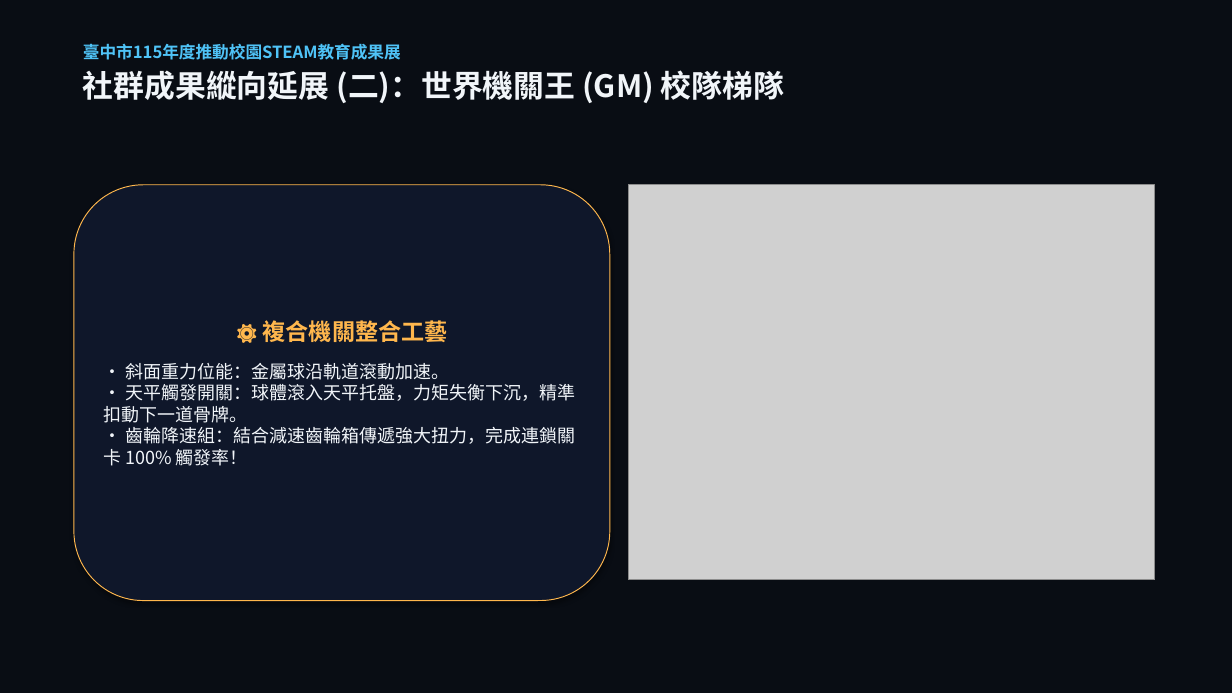
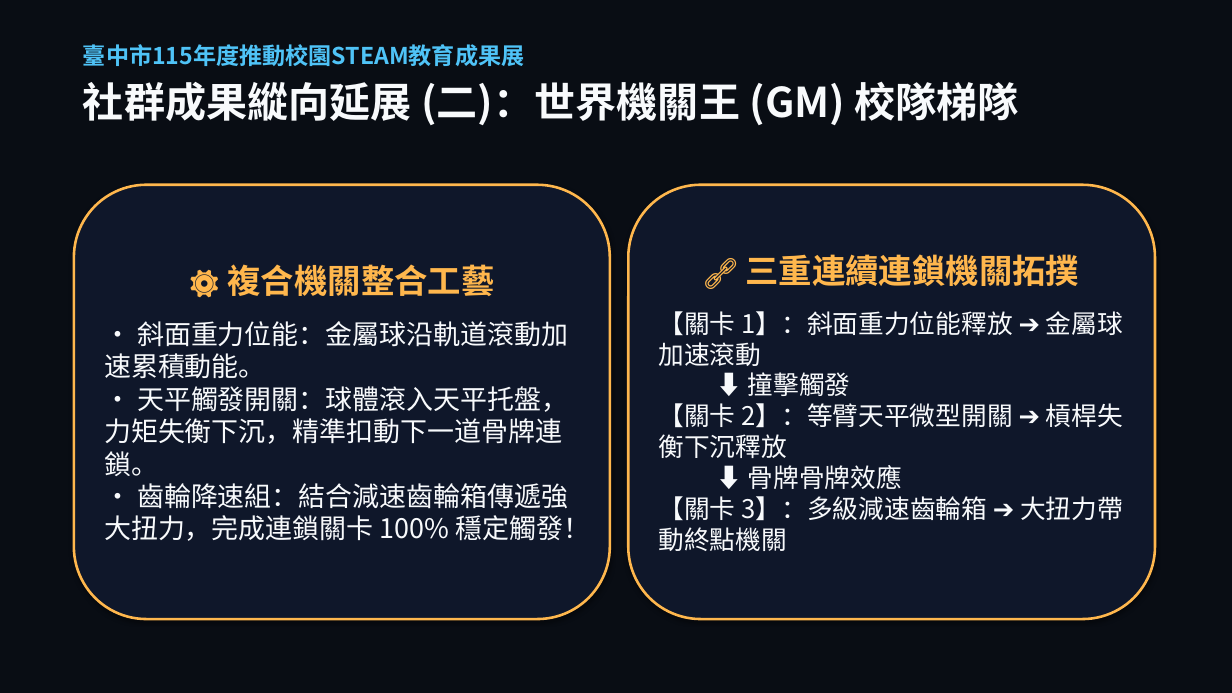
Before and after one commit to asc103138/steam-community-docs, a slide deck: slide 15 of 成果展繳交資料/臺中市梧棲區中正國小_STEAM成果展_5分鐘現場分享會簡報.pptx. Drawn at 1232x693 pixels with LibreOffice and Linux fonts; fonts in the diff are those of the drawing; grey boxes stand for pictures. Boxes give left, top, right and bottom in pixels: in the first picture for what was removed or moved away, otherwise in the second. Text is boxed around its words. In the diff, an @@ line names an element or a change of style, - is before the commit and + after.

```diff
--- a/成果展繳交資料/臺中市梧棲區中正國小_STEAM成果展_5分鐘現場分享會簡報.pptx
+++ b/成果展繳交資料/臺中市梧棲區中正國小_STEAM成果展_5分鐘現場分享會簡報.pptx
@@ text "臺中市115年度推動校園STEAM教育成果展" at [83, 44, 1018, 125]: size 13 to 18 pt in "臺中市115年度推動校園STEAM教育成果展"; size 24 to 32 pt, text colour #F1F5F9 to #F8FAFC in "社群成果縱向延展 (二)：世界機關王 (GM) 校隊梯隊"; more space between paragraphs @@
@@ rounded rectangle "⚙️ 複合機關整合工藝": place and size @@
-rounded rectangle "⚙️ 複合機關整合工藝" at [74, 185, 610, 601]
+rounded rectangle "⚙️ 複合機關整合工藝" at [74, 185, 610, 619]
@@ rounded rectangle "⚙️ 複合機關整合工藝" at [74, 185, 610, 619]: outline #FFB74D 0.75 pt to #FFB74D 2 pt @@
@@ picture removed at [628, 185, 1155, 580] @@
@@ rounded rectangle added at [628, 185, 1155, 619], fill #0F172A, outline #FFB74D 2 pt, 20 pt, text #F8FAFC @@
+🔗 三重連續連鎖機關拓撲
+【關卡 1】：斜面重力位能釋放 ➔ 金屬球加速滾動
+⬇ 撞擊觸發
+【關卡 2】：等臂天平微型開關 ➔ 槓桿失衡下沉釋放
+⬇ 骨牌骨牌效應
+【關卡 3】：多級減速齒輪箱 ➔ 大扭力帶動終點機關
@@ text in rounded rectangle at [227, 264, 494, 296]: size 18 to 26 pt in "⚙️ 複合機關整合工藝" @@
@@ text in rounded rectangle at [104, 321, 590, 541]: text changed; size 14 to 21 pt; text colour #F1F5F9 to #F8FAFC @@
-• 斜面重力位能：金屬球沿軌道滾動加速。
-• 天平觸發開關：球體滾入天平托盤，力矩失衡下沉，精準扣動下一道骨牌。
-• 齒輪降速組：結合減速齒輪箱傳遞強大扭力，完成連鎖關卡 100% 觸發率！
+• 斜面重力位能：金屬球沿軌道滾動加速累積動能。
+• 天平觸發開關：球體滾入天平托盤，力矩失衡下沉，精準扣動下一道骨牌連鎖。
+• 齒輪降速組：結合減速齒輪箱傳遞強大扭力，完成連鎖關卡 100% 穩定觸發！
```
Also in this commit, not shown: 15 other slides changed, 3 other files.
